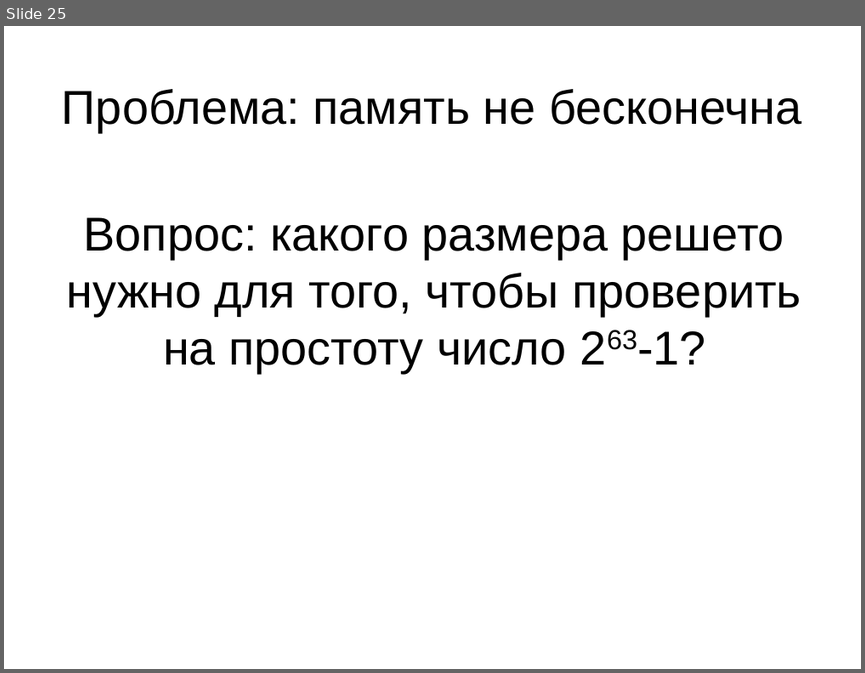
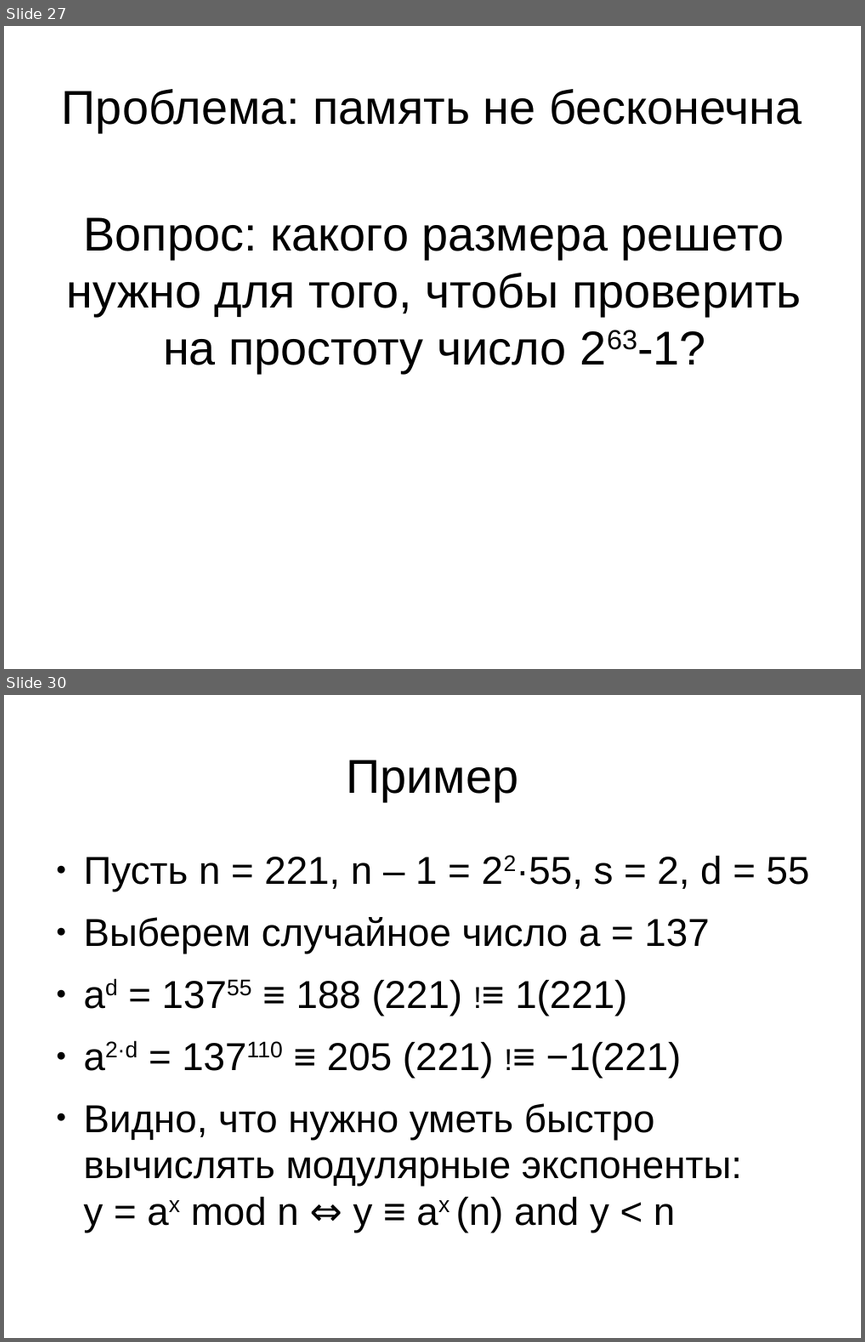
Before and after one commit to MIPT-ILab/cpp-lects-rus, a slide deck: slides/lec1-1-primes.odp. Shown one above the other, each under a label of ours: slide 25 before the commit, slides 27 and 30 after it; the slides between them are not shown. The pictures are 865x673 and 865x1342 pixels, drawn with LibreOffice and Linux fonts; fonts in the diff are those of the drawing. Boxes give left, top, right and bottom in pixels: in the first picture for what was removed or moved away, otherwise in the second. Text is boxed around its words. In the diff, an @@ line names an element or a change of style, - is before the commit and + after.

```diff
--- a/slides/lec1-1-primes.odp
+++ b/slides/lec1-1-primes.odp
@@ slide 30 added at (4,695,861,1338), background #FFFFFF @@
@@ title added at (346,760,518,801), 44 pt, text #000000 @@
+Пример
@@ text added at (84,856,810,1232), 36 pt, text #000000 @@
+● Пусть n = 221, n – 1 = 22·55, s = 2, d = 55
+● Выберем случайное число a = 137
+● ad = 13755 ≡ 188 (221) !≡ 1(221)
+● a2·d = 137110 ≡ 205 (221) !≡ −1(221)
+● Видно, что нужно уметь быстро вычислять модулярные экспоненты:
+  y = ax mod n ⇔ y ≡ ax (n) and y < n
@@ what was slide 25 is now slide 27 @@
```
Also in this commit, not shown: 4 slides changed, 6 other slides added, 2 other files.
